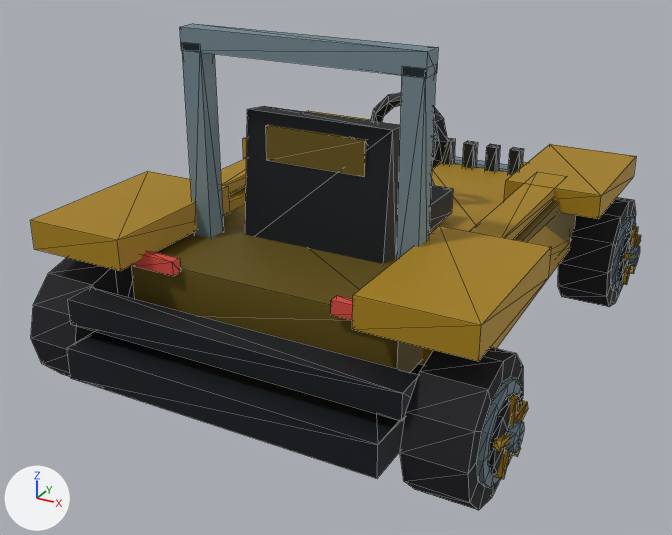
The glTF model DLC/Warhammer40000SpaceMarine/assets/kart/warhammer-40-000-space-marine/space-marine-leandros/kart.glb as it was, and as the next commit left it.
The view is the same before and after, from a 50 mm camera at (2.0, -3.99, 2.34) aimed at (-0.1, -0.17, 0.43). The axes (+X, +Y, +Z) are drawn at lower left. The lights are the same throughout. The picture after the commit comes second. Mesh edges are drawn as thin lines. Where no turn or scale is listed for an object, it has been applied to the vertices. Vertices at exactly the same position are counted once.

In view in the first picture: 'chassis', 'wheel-front-right', 'wheel-rear-left', 'wheel-rear-right'.
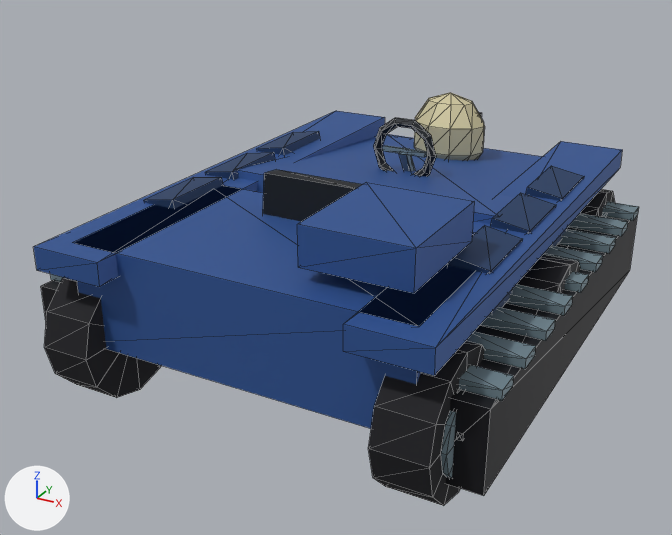
Pixel boxes (x1, y1, x2, y2) of what changed, in the pictures (672 x 535 px):
'chassis', deleted: before (30, 24, 636, 478)
'identity-apc-apc-armored-hull', added (blue): after (34, 111, 622, 429)
'identity-apc-motif-tracks', added: after (41, 202, 639, 496)
'wheel-rear-right', reshaped, moved (9% narrower): before (400, 347, 528, 510); after (368, 341, 485, 506)
'wheel-rear-left', reshaped, moved: before (31, 257, 135, 377); after (44, 277, 161, 398)
'identity-apc-motif-armor', added: after (144, 131, 584, 274)
'wheel-front-right', reshaped, moved: before (558, 197, 641, 307); after (580, 189, 615, 217)
'identity-apc-driver-cockpit', added: after (263, 117, 436, 222)
'identity-apc-motif-skull', added: after (414, 92, 485, 160)
part 2 of me_wheel_front_right, rebuilt: before (558, 197, 636, 307); after (580, 189, 615, 217)
part 3 of me_wheel_front_right, rebuilt (not visible afterwards): before (621, 263, 631, 285)
part 4 of me_wheel_front_right, rebuilt (not visible afterwards): before (636, 235, 641, 246)
part 5 of me_wheel_front_right, rebuilt (not visible afterwards): before (623, 252, 632, 260)
part 6 of me_wheel_front_right, deleted: before (630, 226, 638, 249)
part 7 of me_wheel_front_right, deleted: before (611, 216, 640, 292)
part 8 of me_wheel_rear_right, rebuilt: before (400, 347, 523, 510); after (368, 341, 485, 506)
part 9 of me_wheel_rear_right, rebuilt (not visible afterwards): before (495, 447, 511, 479)
part 10 of me_wheel_rear_right, rebuilt (not visible afterwards): before (517, 401, 528, 422)
part 11 of me_wheel_rear_right, rebuilt: before (493, 433, 510, 450); after (456, 434, 463, 441)
part 12 of me_wheel_rear_right, deleted: before (508, 395, 519, 428)
part 13 of me_wheel_rear_right, deleted: before (477, 377, 524, 488)

What changed in the scene script:
```text
Change me_wheel_rear_left:
    remove me_wheel_rear_left.from_pydata(...)  # 132 vertices, 228 faces; spans x -0.221..0.135, y -0.31..0.31, z -0.31..0.31
    add me_wheel_rear_left.from_pydata(...)  # 113 vertices, 196 faces; spans x -0.183..0.125, y -0.32..0.32, z -0.32..0.32
    me_wheel_rear_left part 1: the loose piece of 26 vertices spanning x -0.135..0.135, y -0.31..0.31, z -0.31..0.31 is rebuilt with 51 vertices and now spans x -0.149..0.125, y -0.32..0.32, z -0.32..0.32
    other edits to the shape of me_wheel_rear_left do not show in these pictures
Change me_wheel_front_right:
    remove me_wheel_front_right.from_pydata(...)  # 132 vertices, 228 faces; spans x -0.135..0.221, y -0.31..0.31, z -0.31..0.31
    add me_wheel_front_right.from_pydata(...)  # 113 vertices, 196 faces; spans x -0.125..0.183, y -0.32..0.32, z -0.32..0.32
    me_wheel_front_right part 2: the loose piece of 26 vertices spanning x -0.135..0.135, y -0.31..0.31, z -0.31..0.31 is rebuilt with 51 vertices and now spans x -0.125..0.149, y -0.32..0.32, z -0.32..0.32
    me_wheel_front_right part 3: the loose piece of 8 vertices spanning x 0.174..0.2, y -0.113..0.011, z -0.146..0.005 is rebuilt with 8 vertices and now spans x 0.158..0.183, y -0.106..0.012, z -0.138..0.009
    me_wheel_front_right part 4: the loose piece of 8 vertices spanning x 0.174..0.2, y 0.0..0.165, z -0.015..0.068 is rebuilt with 8 vertices and now spans x 0.158..0.183, y -0.005..0.157, z -0.014..0.064
    me_wheel_front_right part 5: the loose piece of 8 vertices spanning x 0.174..0.2, y -0.165..0.0, z -0.015..0.068 is rebuilt with 8 vertices and now spans x 0.158..0.183, y -0.157..0.005, z -0.014..0.064
    me_wheel_front_right part 6: the loose piece of 8 vertices spanning x 0.174..0.2, y -0.017..0.018, z 0.006..0.167 is deleted
    me_wheel_front_right part 7: 66 vertices removed from x 0.134..0.221, y -0.217..0.217, z -0.217..0.217
    other edits to the shape of me_wheel_front_right do not show in these pictures
Change me_wheel_rear_right:
    remove me_wheel_rear_right.from_pydata(...)  # 132 vertices, 228 faces; spans x -0.135..0.221, y -0.31..0.31, z -0.31..0.31
    add me_wheel_rear_right.from_pydata(...)  # 113 vertices, 196 faces; spans x -0.125..0.183, y -0.32..0.32, z -0.32..0.32
    me_wheel_rear_right part 8: the loose piece of 26 vertices spanning x -0.135..0.135, y -0.31..0.31, z -0.31..0.31 is rebuilt with 51 vertices and now spans x -0.125..0.149, y -0.32..0.32, z -0.32..0.32
    me_wheel_rear_right part 9: the loose piece of 8 vertices spanning x 0.174..0.2, y -0.113..0.011, z -0.146..0.005 is rebuilt with 8 vertices and now spans x 0.158..0.183, y -0.106..0.012, z -0.138..0.009
    me_wheel_rear_right part 10: the loose piece of 8 vertices spanning x 0.174..0.2, y 0.0..0.165, z -0.015..0.068 is rebuilt with 8 vertices and now spans x 0.158..0.183, y -0.005..0.157, z -0.014..0.064
    me_wheel_rear_right part 11: the loose piece of 8 vertices spanning x 0.174..0.2, y -0.165..0.0, z -0.015..0.068 is rebuilt with 8 vertices and now spans x 0.158..0.183, y -0.157..0.005, z -0.014..0.064
    me_wheel_rear_right part 12: the loose piece of 8 vertices spanning x 0.174..0.2, y -0.018..0.017, z 0.006..0.167 is deleted
    me_wheel_rear_right part 13: 66 vertices removed from x 0.134..0.221, y -0.217..0.217, z -0.217..0.217
    other edits to the shape of me_wheel_rear_right do not show in these pictures
Remove ob_chassis:
    ob_chassis = bpy.data.objects.new('chassis', me_chassis)
Change ob_wheel_rear_left:
    ob_wheel_rear_left.location: (-0.94, -1.015, 0.31) -> (-0.82, -1.05, 0.32)
Change ob_wheel_front_right:
    ob_wheel_front_right.location: (0.94, 1.015, 0.31) -> (0.82, 1.05, 0.32)
Change ob_wheel_rear_right:
    ob_wheel_rear_right.location: (0.94, -1.015, 0.31) -> (0.82, -1.05, 0.32)
Add ob_identity_apc_motif_skull:
    ob_identity_apc_motif_skull = bpy.data.objects.new('identity-apc-motif-skull', me_identity_apc_motif_skull)  # 95 vertices, 152 faces; spans x -0.219..0.219, y 0.866..1.202, z 0.6..1.1
    ob_identity_apc_motif_skull.location = (0.0, 0.0, 0.0)
Add ob_identity_apc_motif_armor:
    ob_identity_apc_motif_armor = bpy.data.objects.new('identity-apc-motif-armor', me_identity_apc_motif_armor)  # 48 vertices, 72 faces; spans x -0.89..0.89, y -0.68..0.72, z 0.59..0.85
    ob_identity_apc_motif_armor.location = (0.0, 0.0, 0.0)
Add ob_identity_apc_motif_tracks:
    ob_identity_apc_motif_tracks = bpy.data.objects.new('identity-apc-motif-tracks', me_identity_apc_motif_tracks)  # 160 vertices, 240 faces; spans x -1.12..1.12, y -1.2..1.2, z 0.14..0.56
    ob_identity_apc_motif_tracks.location = (0.0, 0.0, 0.0)
Add ob_identity_apc_driver_cockpit:
    ob_identity_apc_driver_cockpit = bpy.data.objects.new('identity-apc-driver-cockpit', me_identity_apc_driver_cockpit)  # 80 vertices, 140 faces; spans x -0.3..0.3, y -0.557..0.679, z 0.459..1.086
    ob_identity_apc_driver_cockpit.location = (0.0, 0.0, 0.0)
Add ob_identity_apc_apc_armored_hull:
    ob_identity_apc_apc_armored_hull = bpy.data.objects.new('identity-apc-apc-armored-hull', me_identity_apc_apc_armored_hull)  # 160 vertices, 252 faces; spans x -1.04..1.04, y -1.36..1.51, z 0.02..1.05
    ob_identity_apc_apc_armored_hull.location = (0.0, 0.0, 0.0)
```
